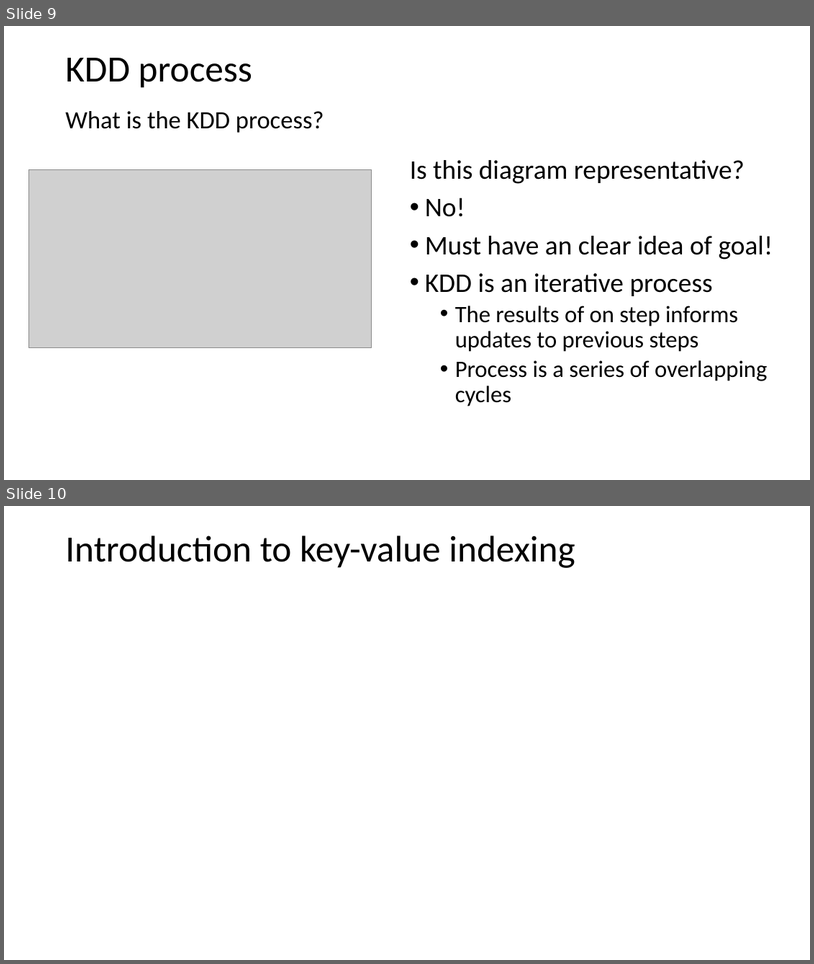
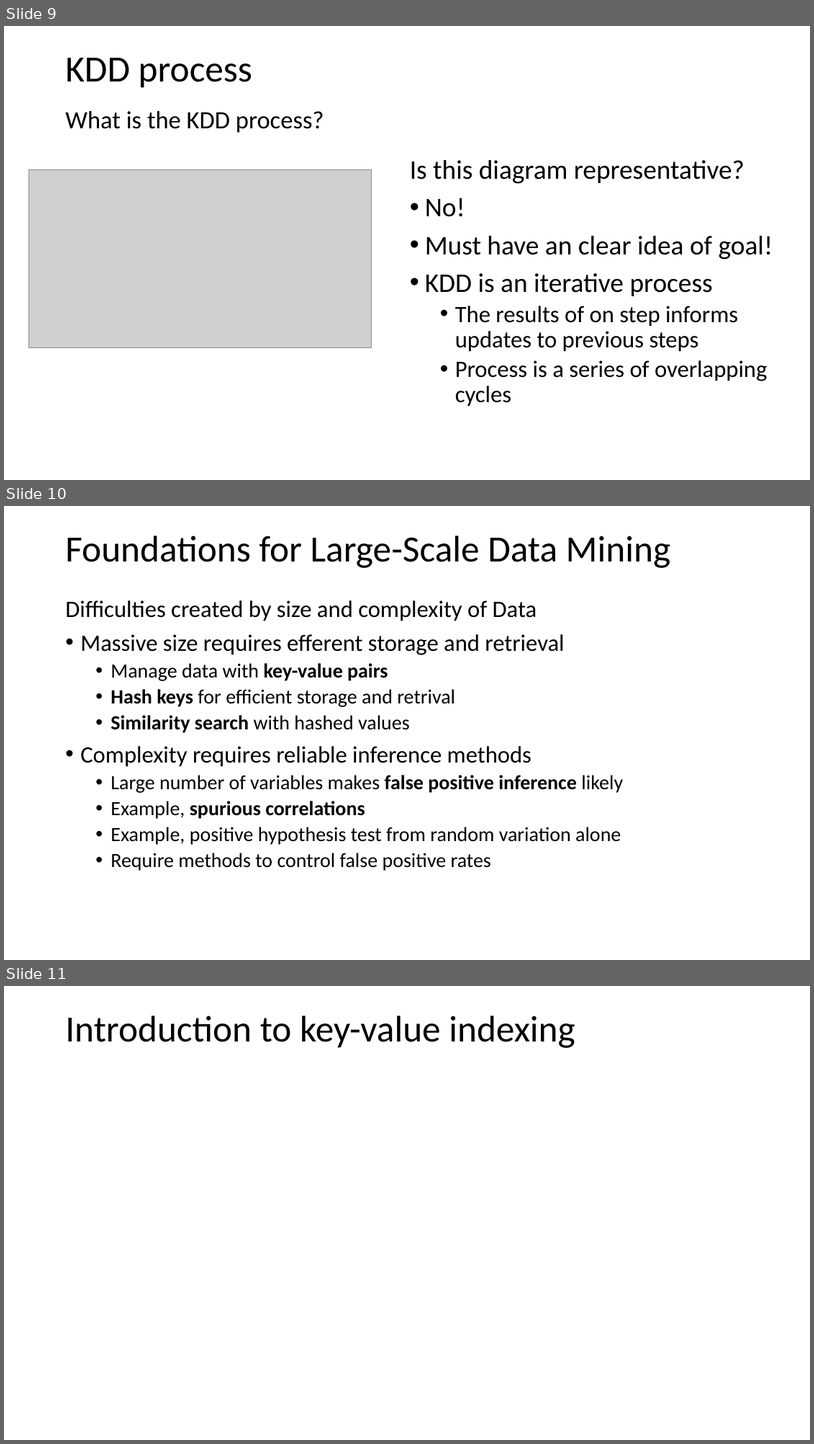
Before and after one commit to StephenElston/CSCI-E-108, a slide deck: slides/1_Introduction.pptx. Shown one above the other, each under a label of ours: slides 9 and 10 before the commit, slides 9, 10 and 11 after it. The pictures are 814x964 and 814x1444 pixels, drawn with LibreOffice and Linux fonts; fonts in the diff are those of the drawing; grey boxes stand for pictures. Boxes give left, top, right and bottom in pixels: in the first picture for what was removed or moved away, otherwise in the second. Text is boxed around its words. In the diff, an @@ line names an element or a change of style, - is before the commit and + after.

```diff
--- a/slides/1_Introduction.pptx
+++ b/slides/1_Introduction.pptx
@@ slide 10 added at [4, 506, 810, 960], background #FFFFFF @@
@@ text added at [65, 536, 671, 568], 44 pt, text #000000 @@
+Foundations for Large-Scale Data Mining
@@ text added at [65, 600, 623, 870], 24 pt, text #000000 @@
+Difficulties created by size and complexity of Data
+• Massive size requires efferent storage and retrieval
+  • Manage data with key-value pairs
+  • Hash keys for efficient storage and retrival
+  • Similarity search with hashed values
+• Complexity requires reliable inference methods
+  • Large number of variables makes false positive inference likely
+  • Example, spurious correlations
+  • Example, positive hypothesis test from random variation alone
+  • Require methods to control false positive rates
@@ what was slide 10 is now slide 11 @@
```
Also in this commit, not shown: 5 slides changed.
